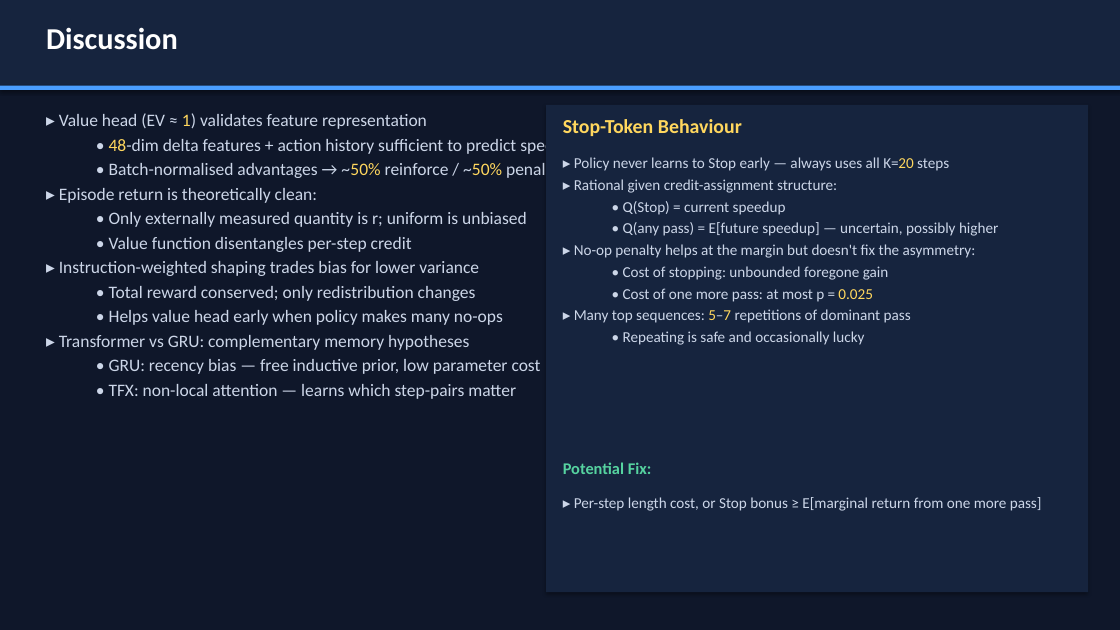
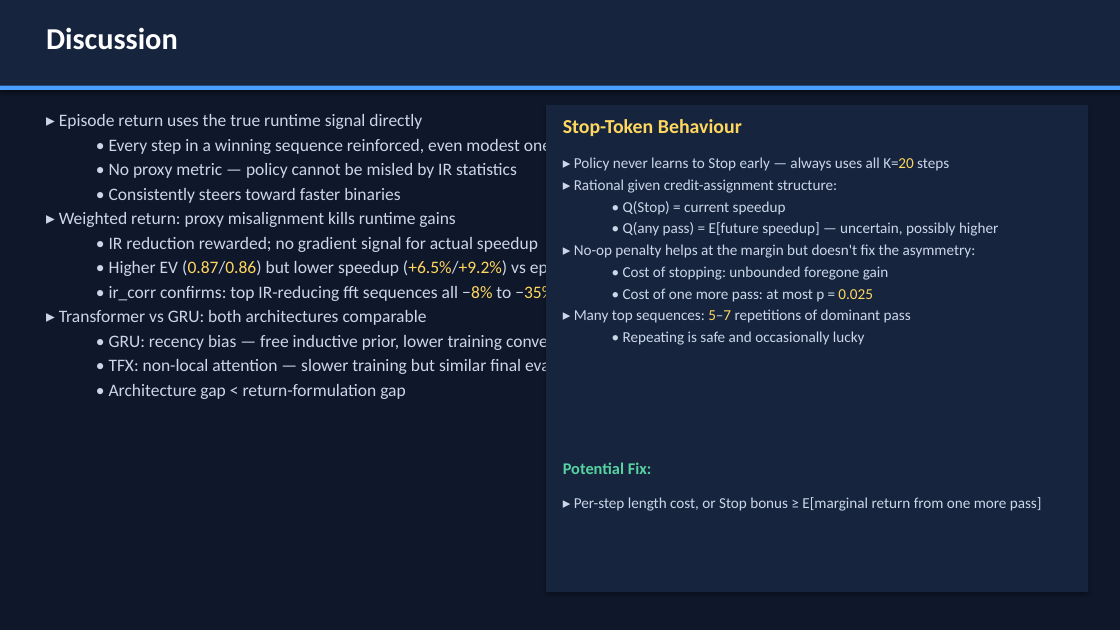
Before and after one commit to eblack-leaf/llvm-lstm, a slide deck: slide 22 of presentation.pptx (slide 19 before the commit). Drawn at 1120x630 pixels with LibreOffice and Linux fonts; fonts in the diff are those of the drawing. Boxes give left, top, right and bottom in pixels: in the first picture for what was removed or moved away, otherwise in the second. Text is boxed around its words. In the diff, an @@ line names an element or a change of style, - is before the commit and + after.

```diff
--- a/presentation.pptx
+++ b/presentation.pptx
@@ text at (x1=59, y1=114, x2=554, y2=399): text changed @@
-▸ Value head (EV ≈ 1) validates feature representation
-  • 48-dim delta features + action history sufficient to predict speedup
-  • Batch-normalised advantages → ~50% reinforce / ~50% penalise
-▸ Episode return is theoretically clean:
-  • Only externally measured quantity is r; uniform is unbiased
-  • Value function disentangles per-step credit
-▸ Instruction-weighted shaping trades bias for lower variance
-  • Total reward conserved; only redistribution changes
-  • Helps value head early when policy makes many no-ops
-▸ Transformer vs GRU: complementary memory hypotheses
-  • GRU: recency bias — free inductive prior, low parameter cost
-  • TFX: non-local attention — learns which step-pairs matter
+▸ Episode return uses the true runtime signal directly
+  • Every step in a winning sequence reinforced, even modest ones
+  • No proxy metric — policy cannot be misled by IR statistics
+  • Consistently steers toward faster binaries
+▸ Weighted return: proxy misalignment kills runtime gains
+  • IR reduction rewarded; no gradient signal for actual speedup
+  • Higher EV (0.87/0.86) but lower speedup (+6.5%/+9.2%) vs episode
+  • ir_corr confirms: top IR-reducing fft sequences all −8% to −35% runtime
+▸ Transformer vs GRU: both architectures comparable
+  • GRU: recency bias — free inductive prior, lower training convergence
+  • TFX: non-local attention — slower training but similar final eval
+  • Architecture gap < return-formulation gap
```
Also in this commit, not shown: 7 other slides changed, 3 slides added, 4 other files.
